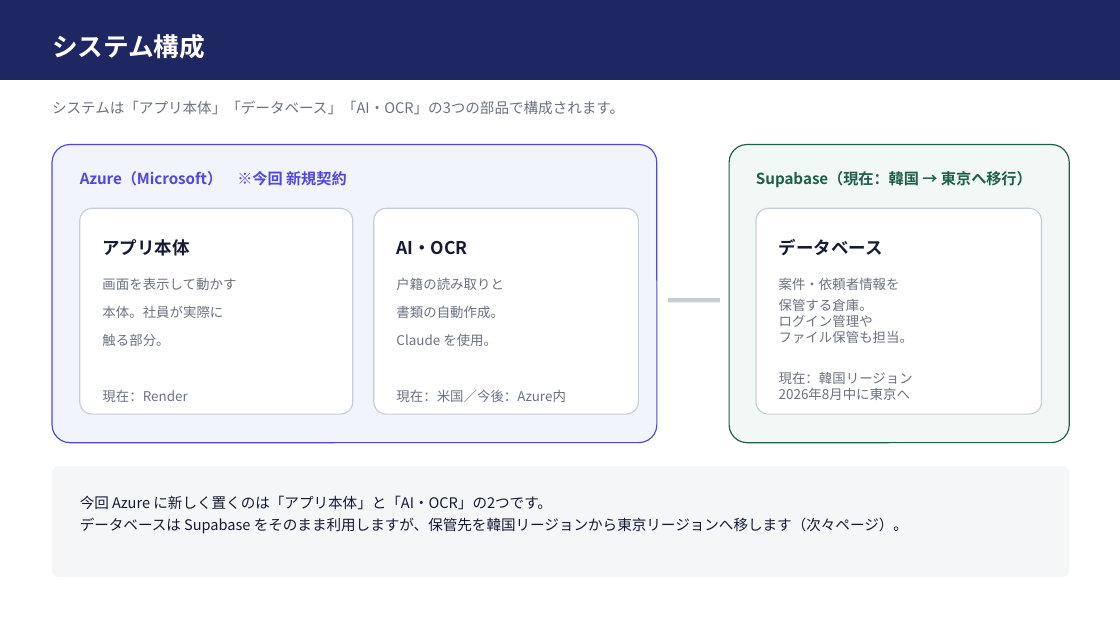
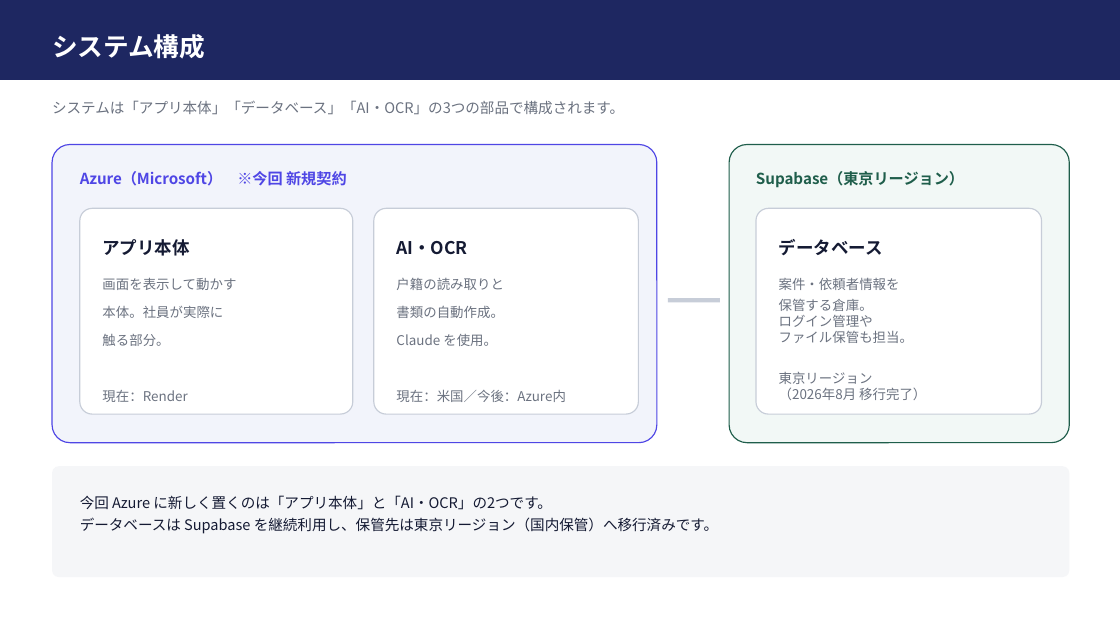
Before and after one commit to IVipcy/SouzokPlatform, a slide deck: slide 3 of docs/サーバー構成のご提案.pptx. Drawn at 1120x630 pixels with LibreOffice and Linux fonts; fonts in the diff are those of the drawing. Boxes give left, top, right and bottom in pixels: in the first picture for what was removed or moved away, otherwise in the second. Text is boxed around its words. In the diff, an @@ line names an element or a change of style, - is before the commit and + after.

```diff
--- a/docs/サーバー構成のご提案.pptx
+++ b/docs/サーバー構成のご提案.pptx
@@ text at (756,171,964,188): text changed @@
-Supabase（現在：韓国 → 東京へ移行）
+Supabase（東京リージョン）
@@ text at (779,372,926,400): text changed @@
-現在：韓国リージョン
-2026年8月中に東京へ
+東京リージョン
+（2026年8月 移行完了）
@@ text at (80,517,718,534): text changed @@
-データベースは Supabase をそのまま利用しますが、保管先を韓国リージョンから東京リージョンへ移します（次々ページ）。
+データベースは Supabase を継続利用し、保管先は東京リージョン（国内保管）へ移行済みです。
```
Also in this commit, not shown: 4 other slides changed.
